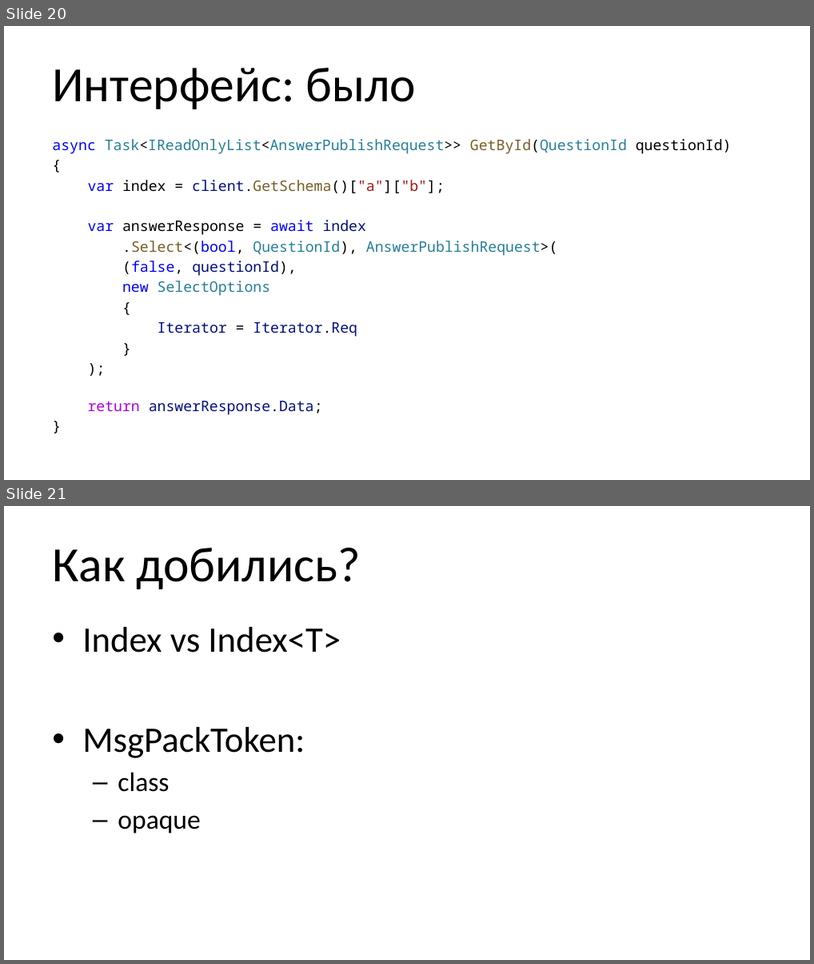
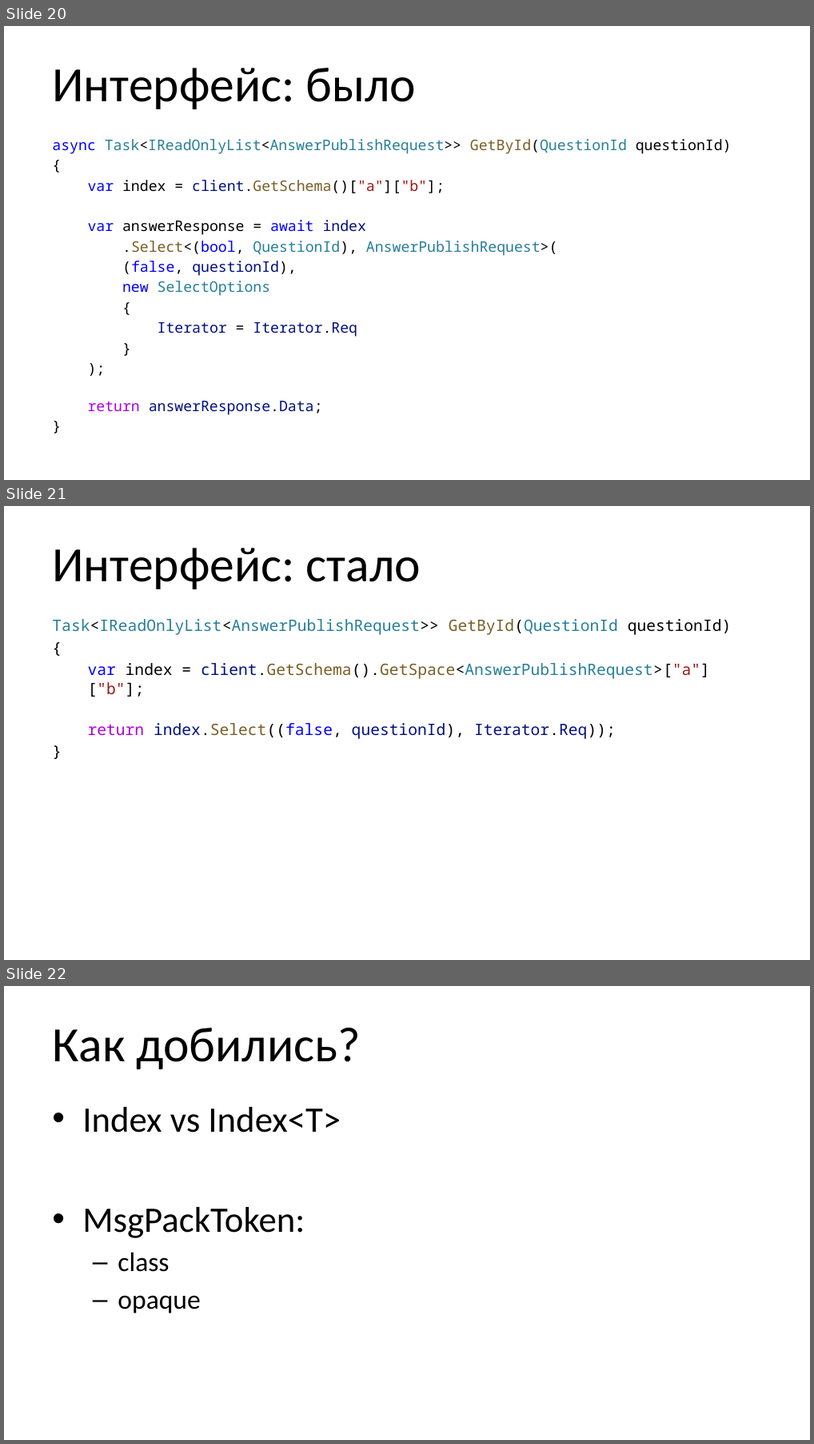
Before and after one commit to aensidhe/presentations, a slide deck: 2018/06/Использование Tarantool.pptx. Shown one above the other, each under a label of ours: slides 20 and 21 before the commit, slides 20, 21 and 22 after it. The pictures are 814x964 and 814x1444 pixels, drawn with LibreOffice and Linux fonts; fonts in the diff are those of the drawing; background and template pictures are left out. Boxes give left, top, right and bottom in pixels: in the first picture for what was removed or moved away, otherwise in the second. Text is boxed around its words. In the diff, an @@ line names an element or a change of style, - is before the commit and + after.

Commit message:
Lost slide

```diff
--- a/2018/06/Использование Tarantool.pptx
+++ b/2018/06/Использование Tarantool.pptx
@@ slide 21 added at (4, 506, 810, 960), background picture (left out) @@
@@ title added at (52, 548, 421, 589), 44 pt, text #000000 @@
+Интерфейс: стало
@@ text added at (52, 619, 731, 739), 14 pt, text #267F99 @@
+Task<IReadOnlyList<AnswerPublishRequest>> GetById(QuestionId questionId)
+{
+  var index = client.GetSchema().GetSpace<AnswerPublishRequest>["a"]["b"];
+  return index.Select((false, questionId), Iterator.Req));
+}
@@ what was slide 21 is now slide 22 @@
```
